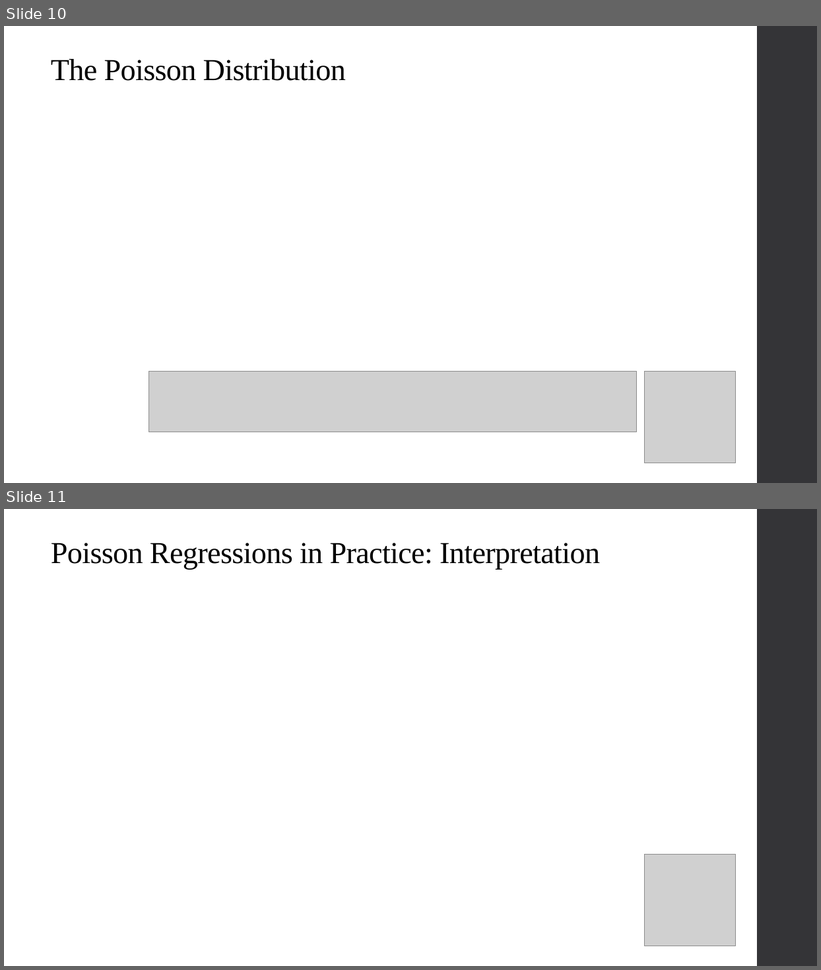
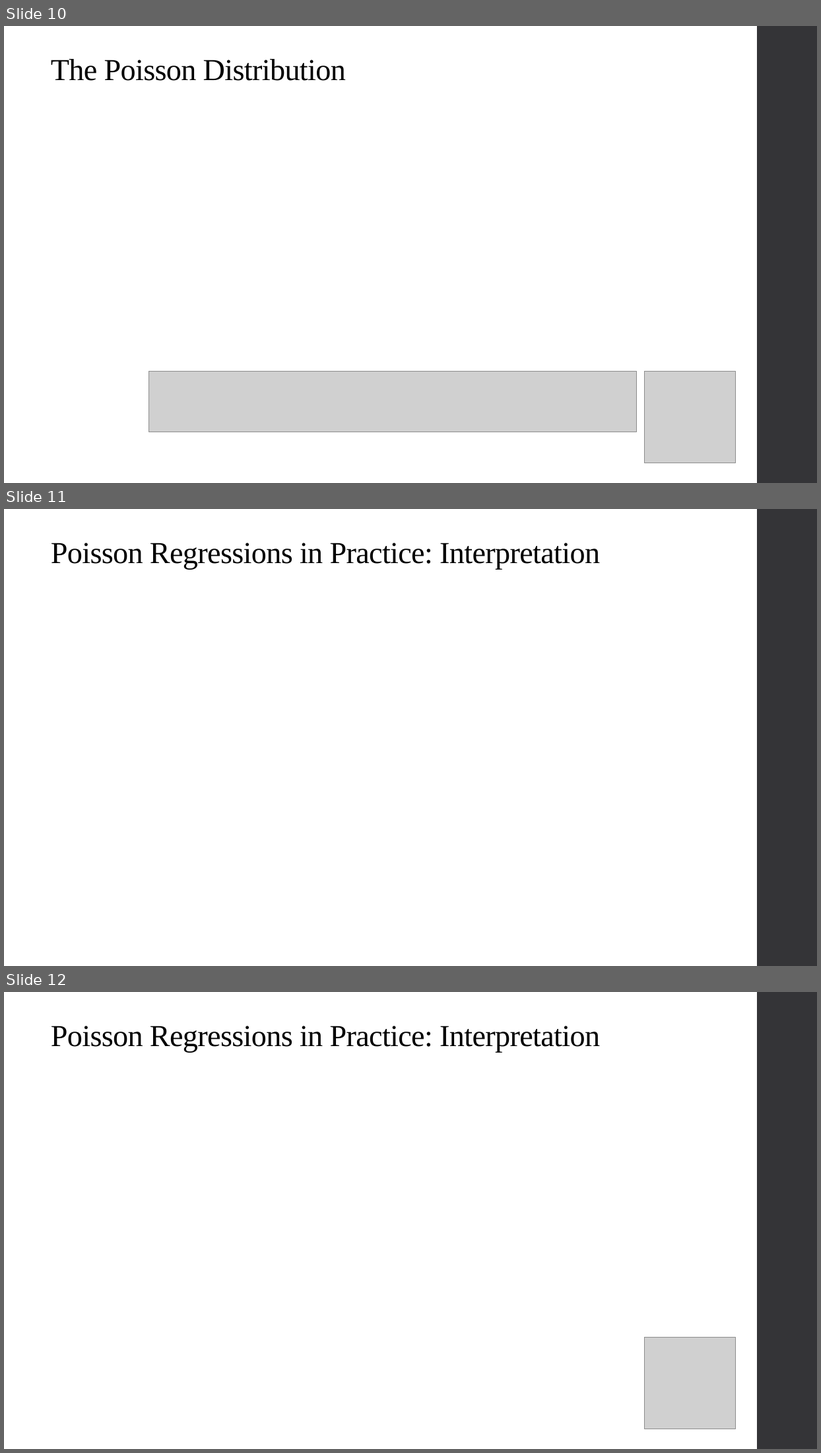
Before and after one commit to qiufei/fork-HAD5744, a slide deck: Lecture08_OtherNonlinearModels/Lecture8_NonlinearModels_2022F.pptx. Shown one above the other, each under a label of ours: slides 10 and 11 before the commit, slides 10, 11 and 12 after it. The pictures are 821x970 and 821x1453 pixels, drawn with LibreOffice and Linux fonts; fonts in the diff are those of the drawing; grey boxes stand for pictures. Boxes give left, top, right and bottom in pixels: in the first picture for what was removed or moved away, otherwise in the second. Text is boxed around its words. In the diff, an @@ line names an element or a change of style, - is before the commit and + after.

```diff
--- a/Lecture08_OtherNonlinearModels/Lecture8_NonlinearModels_2022F.pptx
+++ b/Lecture08_OtherNonlinearModels/Lecture8_NonlinearModels_2022F.pptx
@@ slide 11 added at <box>4,509,817,966</box>, background #FFFFFF; not listed: 1 template element that a slide beside it also shows @@
@@ title added at <box>51,543,600,569</box>, 36 pt, text #000000 @@
+Poisson Regressions in Practice: Interpretation
@@ what was slide 11 is now slide 12 @@
```
Also in this commit, not shown: 6 slides changed, 33 other slides added, 1 slide removed, 2 other files.
